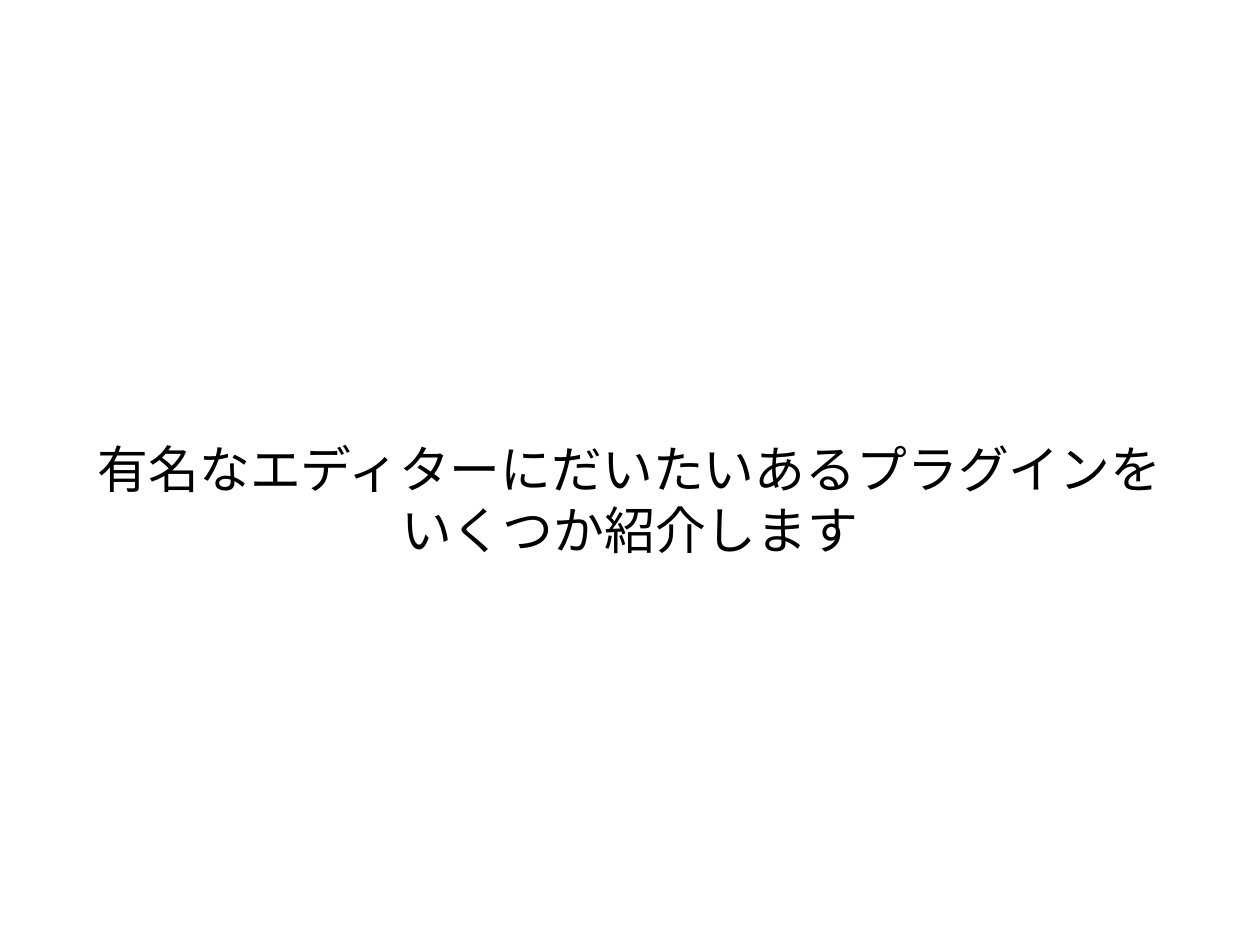
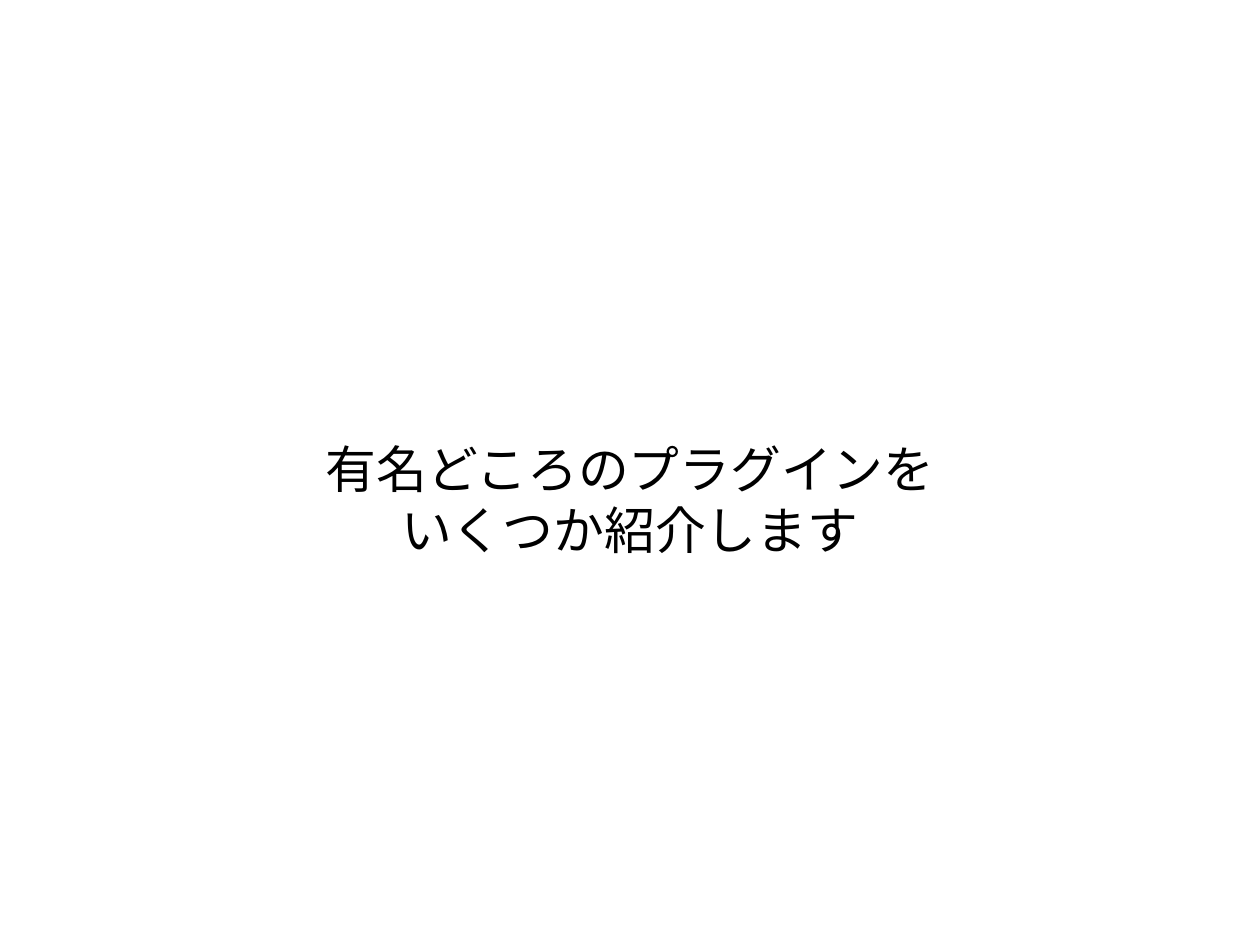
Before and after one commit to masakura/yeoman-presentation, a slide deck: slide 64 of yeoman-presentation.odp (slide 63 before the commit). Drawn at 1260x945 pixels with LibreOffice and Linux fonts; fonts in the diff are those of the drawing; background and template pictures are left out. Boxes give left, top, right and bottom in pixels: in the first picture for what was removed or moved away, otherwise in the second. Text is boxed around its words. In the diff, an @@ line names an element or a change of style, - is before the commit and + after.

```diff
--- a/yeoman-presentation.odp
+++ b/yeoman-presentation.odp
@@ subtitle at box(326, 445, 934, 493): text changed @@
-有名なエディターにだいたいあるプラグインを
+有名どころのプラグインを
```
Also in this commit, not shown: 9 other slides changed, 2 slides added, 1 slide removed.
